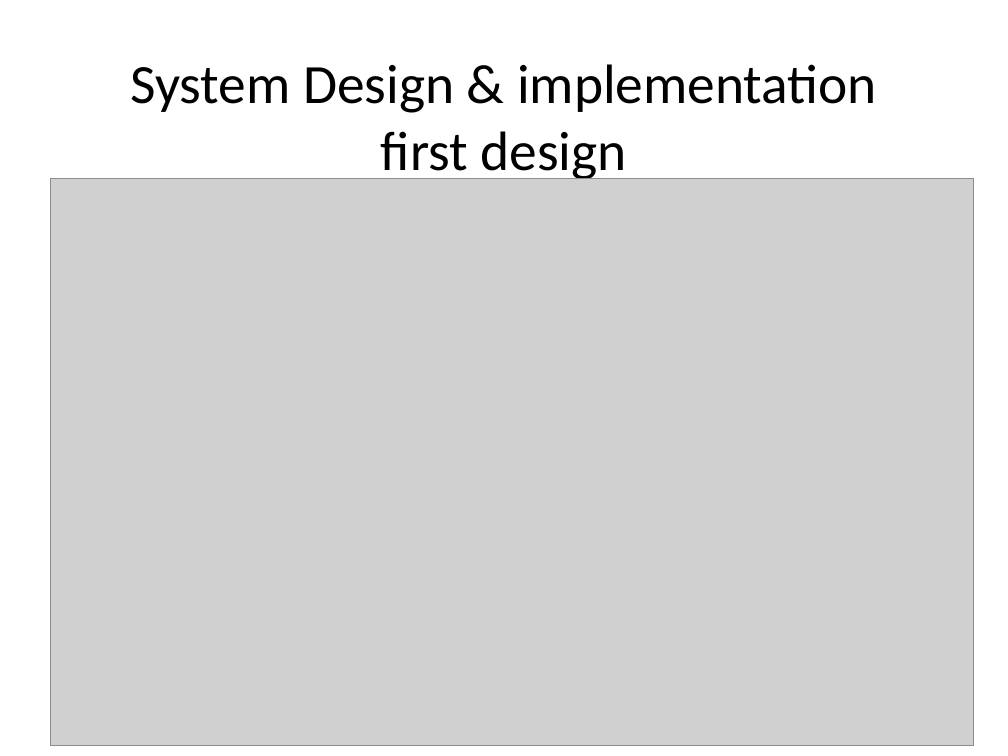
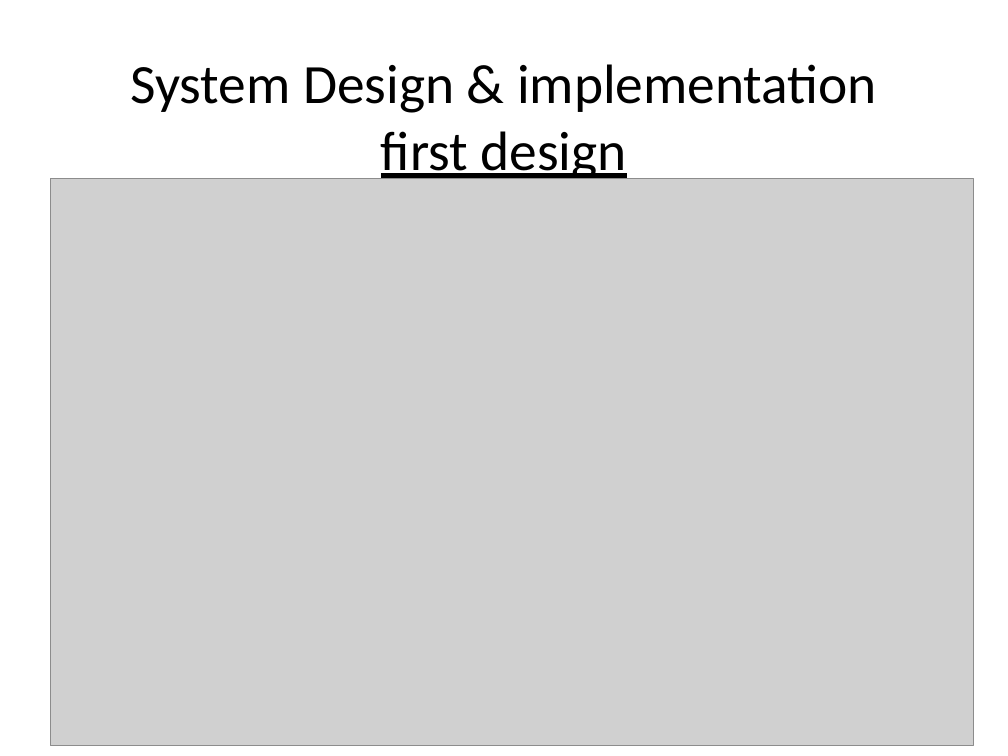
Before and after one commit to yarneo/cryptography-nir-itay-yarden, a slide deck: slide 2 of Cryptography Project - meeting2.pptx (slide 1 before the commit). Drawn at 1008x756 pixels with LibreOffice and Linux fonts; fonts in the diff are those of the drawing; grey boxes stand for pictures. Boxes give left, top, right and bottom in pixels: in the first picture for what was removed or moved away, otherwise in the second. Text is boxed around its words. In the diff, an @@ line names an element or a change of style, - is before the commit and + after.

```diff
--- a/Cryptography Project - meeting2.pptx
+++ b/Cryptography Project - meeting2.pptx
@@ title "System Design & implementation first ..." at bbox=[130, 64, 877, 184]: underline on in "first design" @@
```
Also in this commit, not shown: 3 other slides changed, 1 slide added, 1 slide removed.
